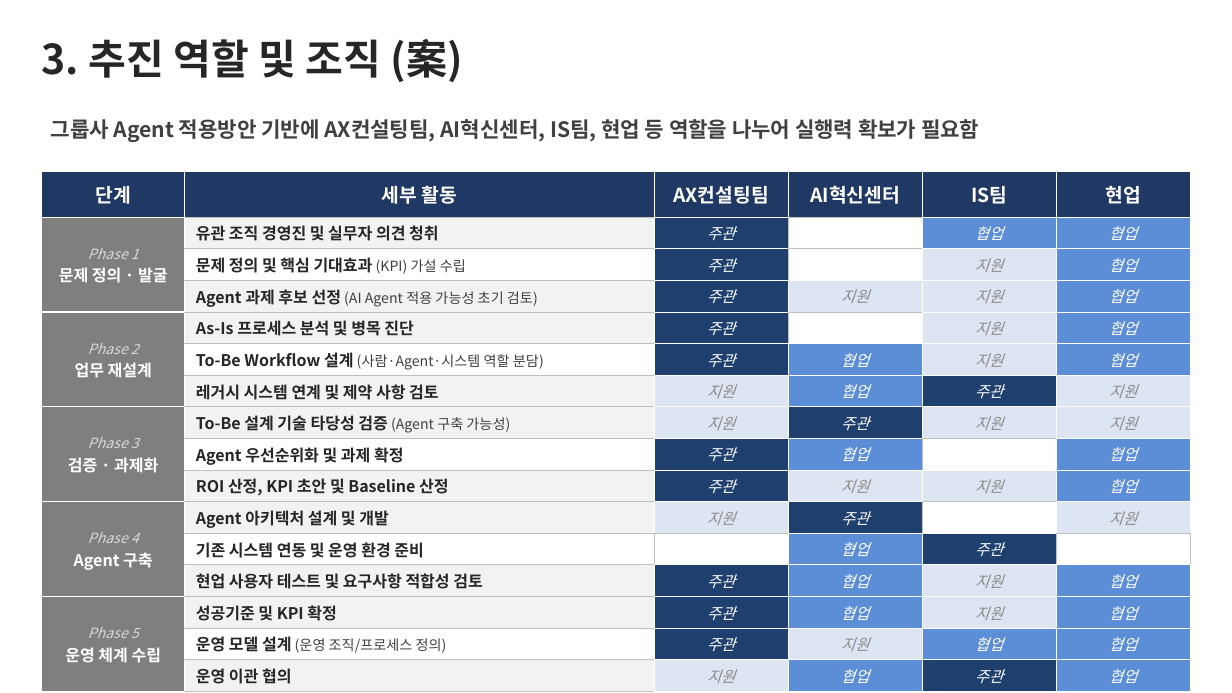
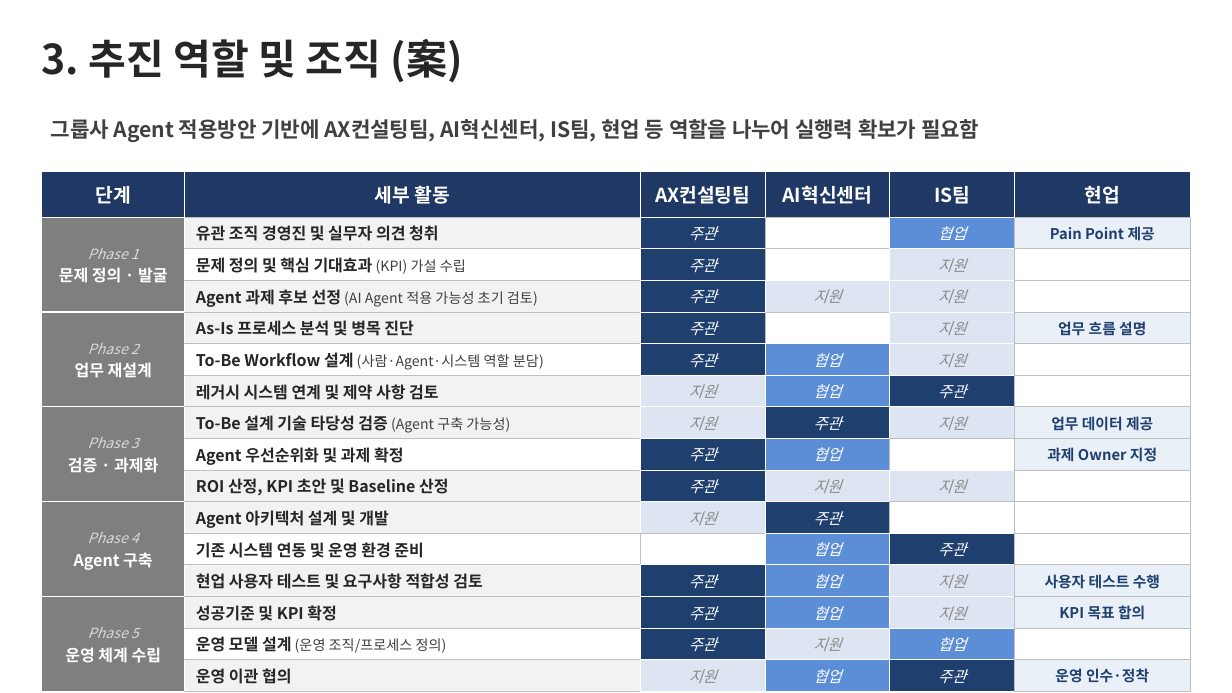
Before and after one commit to qhsghks9/qhsghks, a slide deck: slide 1 of 03_추진역할및조직_현업반영.pptx. Drawn at 1232x693 pixels with LibreOffice and Linux fonts; fonts in the diff are those of the drawing. Boxes give left, top, right and bottom in pixels: in the first picture for what was removed or moved away, otherwise in the second. Text is boxed around its words. In the diff, an @@ line names an element or a change of style, - is before the commit and + after.

```diff
--- a/03_추진역할및조직_현업반영.pptx
+++ b/03_추진역할및조직_현업반영.pptx
@@ table at (42, 171, 1190, 688) @@
-row 2, column 6: 협업
+row 2, column 6: Pain Point 제공
-row 3, column 6: 협업
+row 3, column 6: 
-row 4, column 6: 협업
+row 4, column 6: 
-row 5, column 6: 협업
+row 5, column 6: 업무 흐름 설명
-row 6, column 6: 협업
+row 6, column 6: 
-row 7, column 6: 지원
+row 7, column 6: 
-row 8, column 6: 지원
+row 8, column 6: 업무 데이터 제공
-row 9, column 6: 협업
+row 9, column 6: 과제 Owner 지정
-row 10, column 6: 협업
+row 10, column 6: 
-row 11, column 6: 지원
+row 11, column 6: 
-row 13, column 6: 협업
+row 13, column 6: 사용자 테스트 수행
-row 14, column 6: 협업
+row 14, column 6: KPI 목표 합의
-row 15, column 6: 협업
+row 15, column 6: 
-row 16, column 6: 협업
+row 16, column 6: 운영 인수·정착
@@ fill #5B8ED6 to #EAF0F8 in 6 cells @@
@@ fill #5B8ED6 to #FFFFFF in 5 cells @@
@@ fill #DCE5F1 to #FFFFFF in 2 cells @@
@@ fill #DCE5F1 to #EAF0F8 in row 8, column 6 @@
@@ borders changed @@
```
